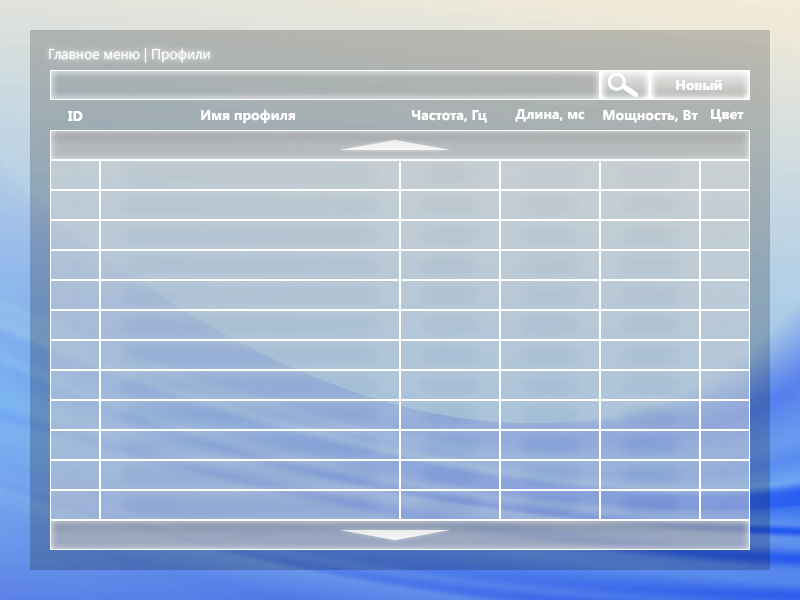
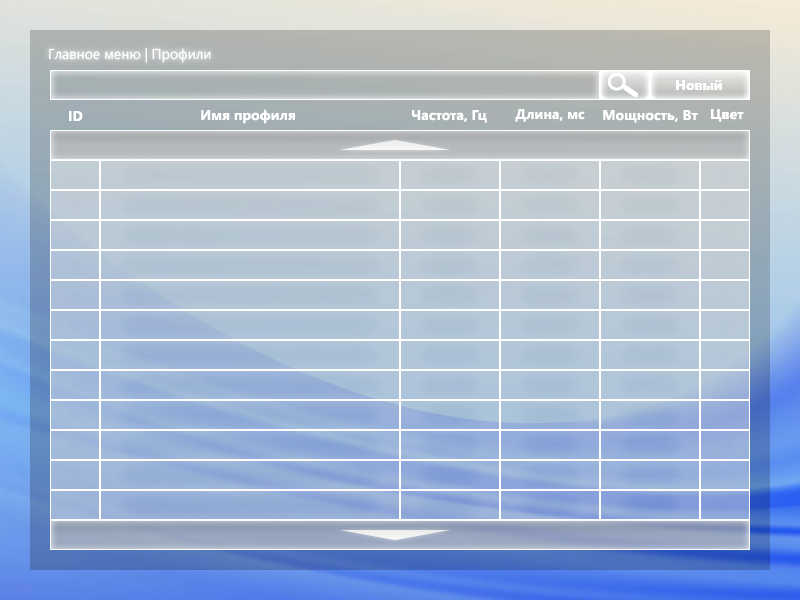
The second 800x600 image is a revision of the first. Changes to its layers:
painted on "Главное меню | Профили" over (53, 47, 211, 63)
painted on "ID" (1st of 33, in "Menu" › "Labels") over (68, 111, 73, 121)
